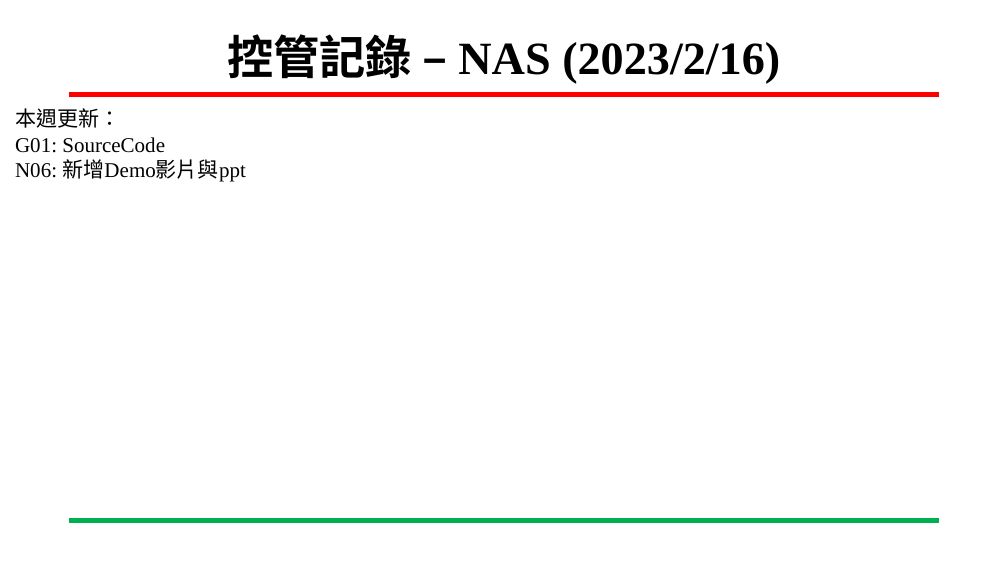
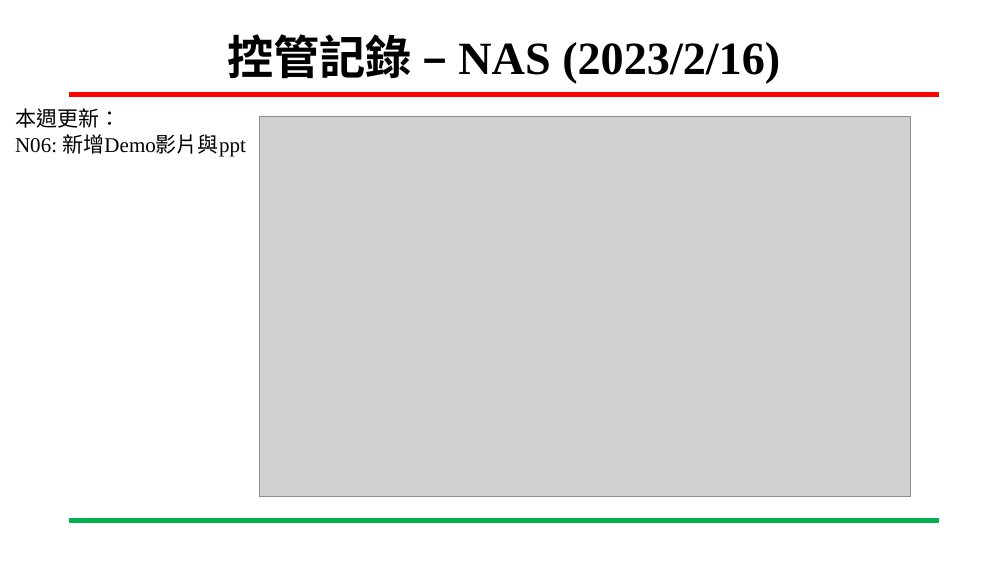
Before and after one commit to ing0331/FPGA, a slide deck: slide 2 of HW4_VGA_clock/N06-Tutorial/專案進度報告-VGA_時鐘-吳東穎-20230223.pptx. Drawn at 1008x567 pixels with LibreOffice and Linux fonts; fonts in the diff are those of the drawing; grey boxes stand for pictures; background and template pictures are left out. Boxes give left, top, right and bottom in pixels: in the first picture for what was removed or moved away, otherwise in the second. Text is boxed around its words. In the diff, an @@ line names an element or a change of style, - is before the commit and + after.

```diff
--- a/HW4_VGA_clock/N06-Tutorial/專案進度報告-VGA_時鐘-吳東穎-20230223.pptx
+++ b/HW4_VGA_clock/N06-Tutorial/專案進度報告-VGA_時鐘-吳東穎-20230223.pptx
@@ picture added at bbox=[259, 116, 910, 497] @@
@@ text at bbox=[15, 137, 165, 153]: paragraph removed @@
-  G01: SourceCode
```
Also in this commit, not shown: 2 other slides changed, 2 slides added, 1 other file.
